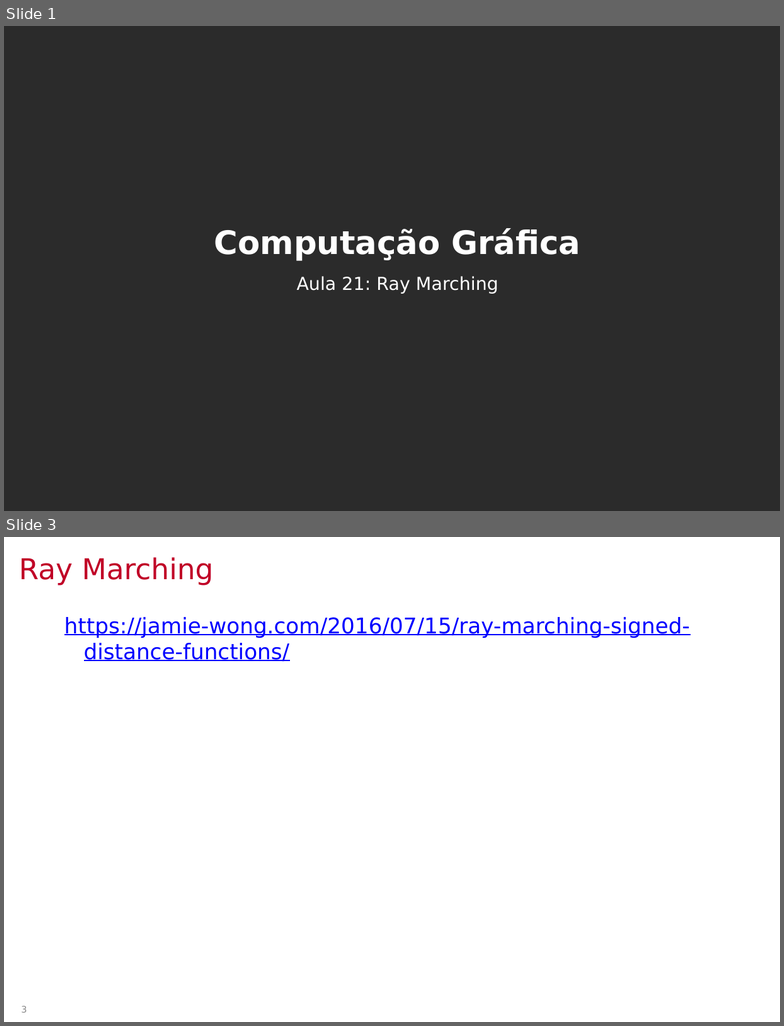
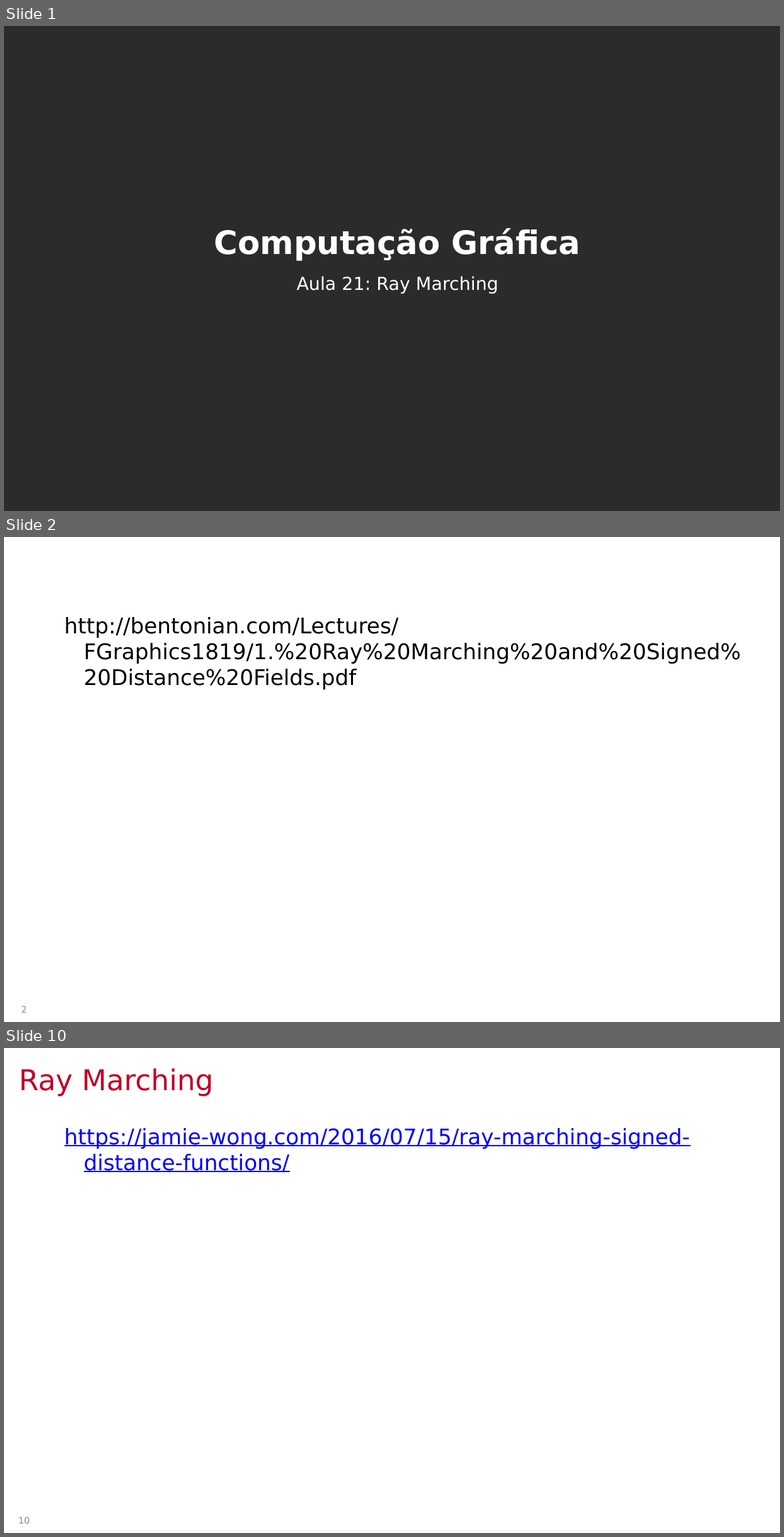
Before and after one commit to lpsoares/ComputacaoGrafica, a slide deck: aulas/22-ray_marching/aula21_ray_marching.pptx. Shown one above the other, each under a label of ours: slides 1 and 3 before the commit, slides 1, 2 and 10 after it; the slides between them are not shown. The pictures are 784x1026 and 784x1537 pixels, drawn with LibreOffice and Linux fonts; fonts in the diff are those of the drawing; background and template pictures are left out; a plain dark background stands for a picture behind light text. Boxes give left, top, right and bottom in pixels: in the first picture for what was removed or moved away, otherwise in the second. Text is boxed around its words. In the diff, an @@ line names an element or a change of style, - is before the commit and + after.

```diff
--- a/aulas/22-ray_marching/aula21_ray_marching.pptx
+++ b/aulas/22-ray_marching/aula21_ray_marching.pptx
@@ slide 2 added at box(4, 537, 780, 1022), background #FFFFFF @@
@@ text added at box(64, 617, 741, 689), 20 pt, text #000000 @@
+http://bentonian.com/Lectures/FGraphics1819/1.%20Ray%20Marching%20and%20Signed%20Distance%20Fields.pdf
@@ page number added at box(21, 1006, 27, 1013), 8.3 pt, text #888888 @@
+2
@@ what was slide 3 is now slide 10 @@
@@ page number at box(18, 1517, 30, 1524): text changed @@
-3
+10
```
Also in this commit, not shown: 1 slide changed, 6 other slides added, 1 slide removed, 6 other files.
